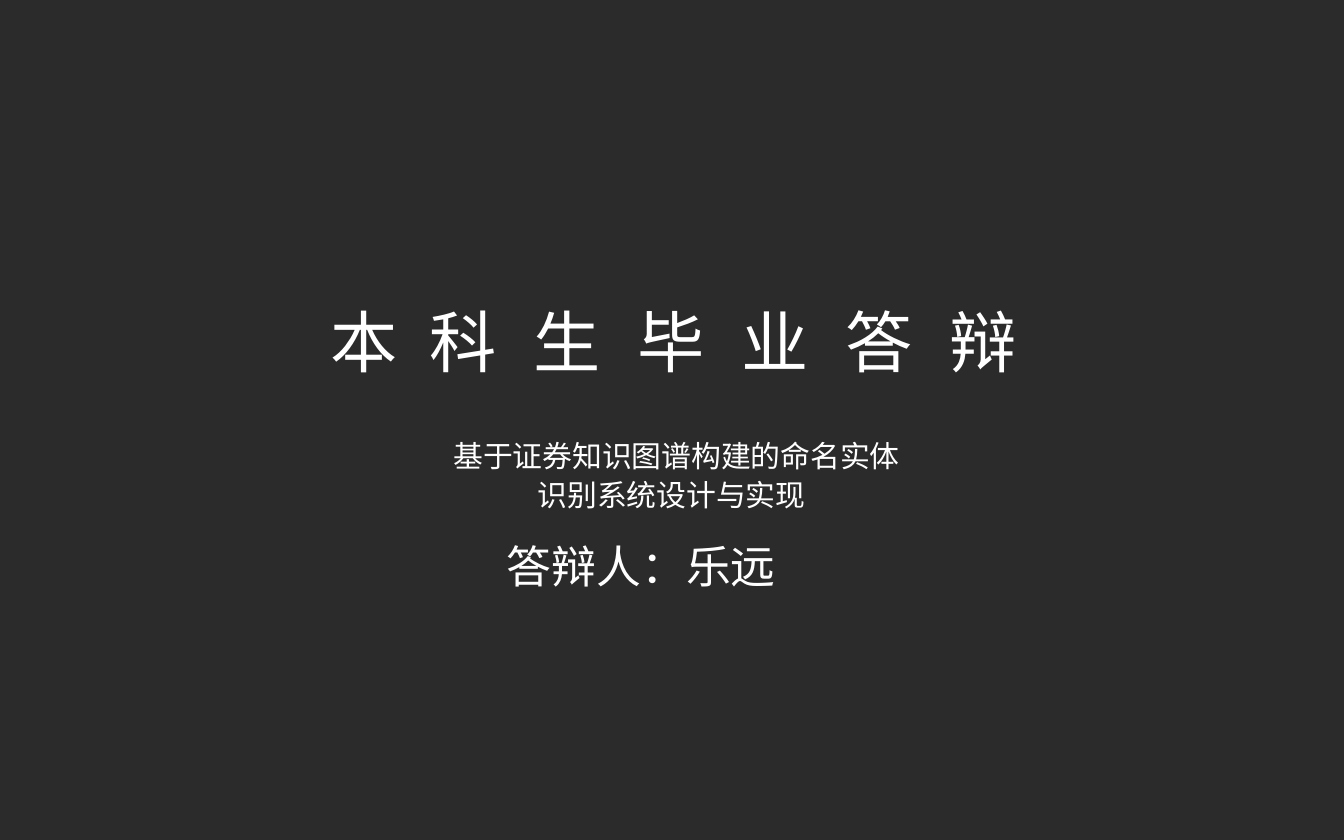
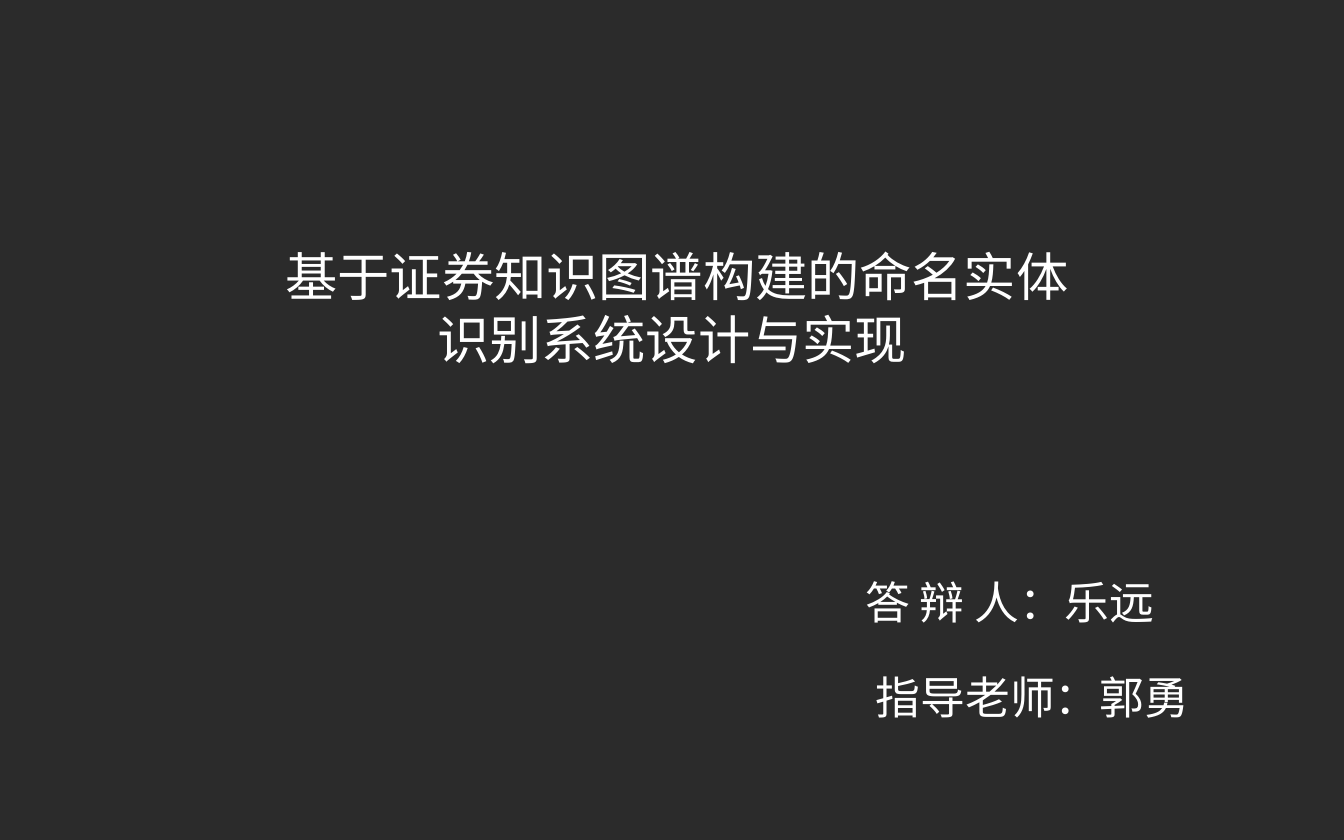
Before and after one commit to yyHaker/NamedEntityRecognition, a slide deck: slide 1 of files/report/projectreport/PPT模板/毕业答辩——yyhaker.pptx. Drawn at 1344x840 pixels with LibreOffice and Linux fonts; fonts in the diff are those of the drawing; background and template pictures are left out; a plain dark background stands for a picture behind light text. Boxes give left, top, right and bottom in pixels: in the first picture for what was removed or moved away, otherwise in the second. Text is boxed around its words. In the diff, an @@ line names an element or a change of style, - is before the commit and + after.

```diff
--- a/files/report/projectreport/PPT模板/毕业答辩——yyhaker.pptx
+++ b/files/report/projectreport/PPT模板/毕业答辩——yyhaker.pptx
@@ text "基于证券知识图谱构建的命名实体": place and size @@
-text "基于证券知识图谱构建的命名实体" at (453,442,899,509)
+text "基于证券知识图谱构建的命名实体" at (286,251,1069,364)
@@ text "基于证券知识图谱构建的命名实体" at (286,251,1069,364): size 16 to 28 pt @@
@@ text removed at (330,310,397,373) @@
-本
@@ text removed at (429,310,496,373) @@
-科
@@ text removed at (533,310,600,371) @@
-生
@@ text removed at (637,311,704,373) @@
-毕
@@ text removed at (741,311,808,369) @@
-业
@@ text removed at (846,310,913,373) @@
-答
@@ text removed at (950,310,1017,373) @@
-辩
@@ text at (865,581,1154,623): spaces changed @@
-答辩人：乐远
+答 辩 人：乐远
@@ text added at (876,676,1190,718), 24 pt, text #FFFFFF @@
+指导老师：郭勇
```
Also in this commit, not shown: 4 other slides changed, 2 other files.
